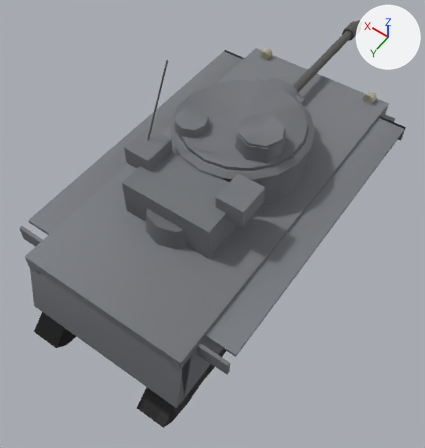
The glTF model client/assets/models/enemy-heavy.glb: old version first, new version second.
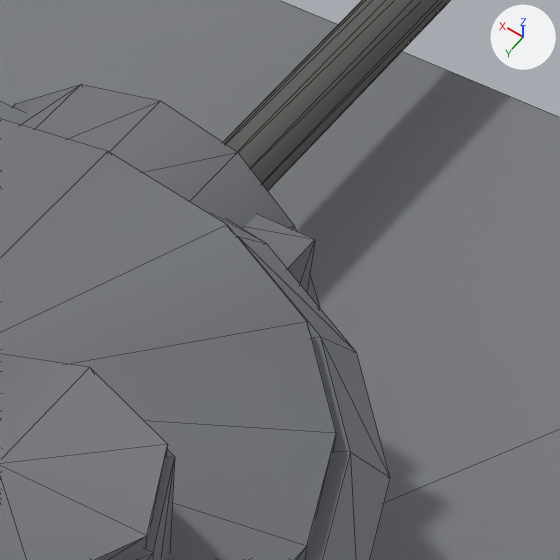
The first picture shows the older version from a 50 mm camera at (-3.96, 5.96, 9.75) aimed at (-0.17, 0.65, 1.41). The close-ups show the older and then the newer version on the part from 62% to 80% of the width and 15% to 32% of the height of that picture. Only the edits that show in the close-ups are written down. The axes (+X, +Y, +Z) are drawn at upper right. The lights are the same throughout. The close-ups show mesh edges as thin lines. Where no turn or scale is listed for an object, it has been applied to the vertices. Vertices at exactly the same position are counted once.

In view in the first close-up: 'barrel', 'hullTop', 'mantlet', 'turretRoof', 'turretSide'.
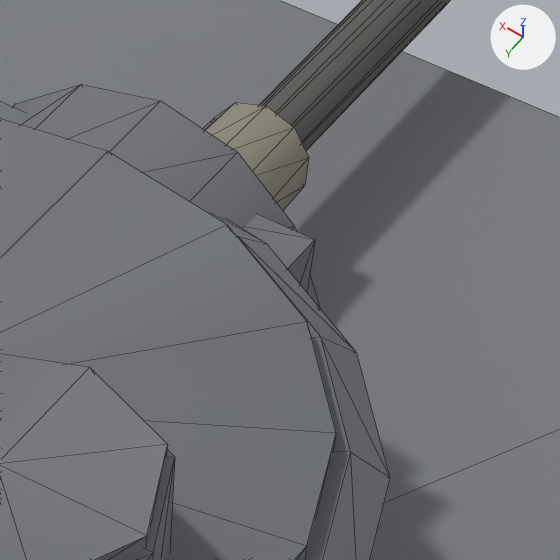
Edits to the bpy script that builds the scene:
```text
Change me_mesh_29:
    used by ob_barrel; location = (0.0, -1.65, 2.4)
    remove me_mesh_29.from_pydata(...)  # 96 vertices, 160 faces; spans x -0.13..0.13, y -3.37..0.04, z -0.14..0.14
    add me_mesh_29.from_pydata(...)  # 120 vertices, 200 faces; spans x -0.15..0.15, y -3.37..0.04, z -0.16..0.16
    me_mesh_29 part 1: the loose piece of 24 vertices spanning x -0.13..0.13, y -0.51..0.04, z -0.14..0.14 is copied, and the copy is scaled about its middle by (1.15, 0.473, 1.15), then moved by (0.0, -0.38, 0.0); it spans x -0.15..0.15, y -0.75..-0.49, z -0.16..0.16
```

Boxes [x1, y1, x2, y2] around the edits, measured in the close-ups (560 x 560 px):
'barrel', reshaped
    before: [223, 0, 451, 191]
    after: [203, 0, 451, 210]
part 1 of me_mesh_29, added
    after: [203, 102, 309, 210]
